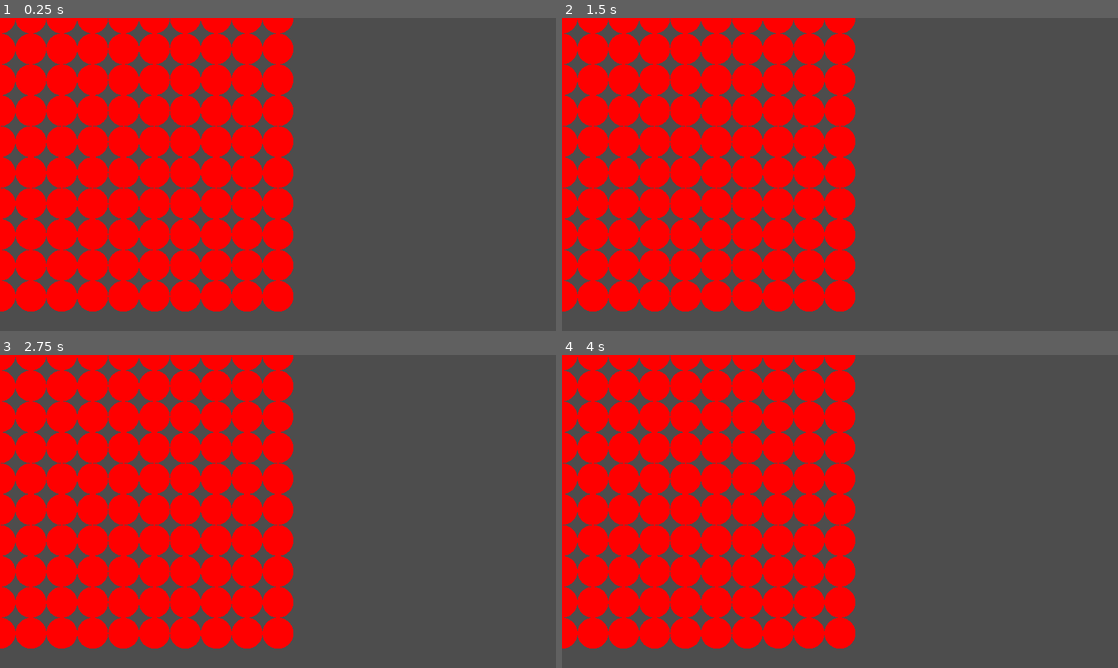
Above: before the commit, frames 1-4 (two rows, left to right).
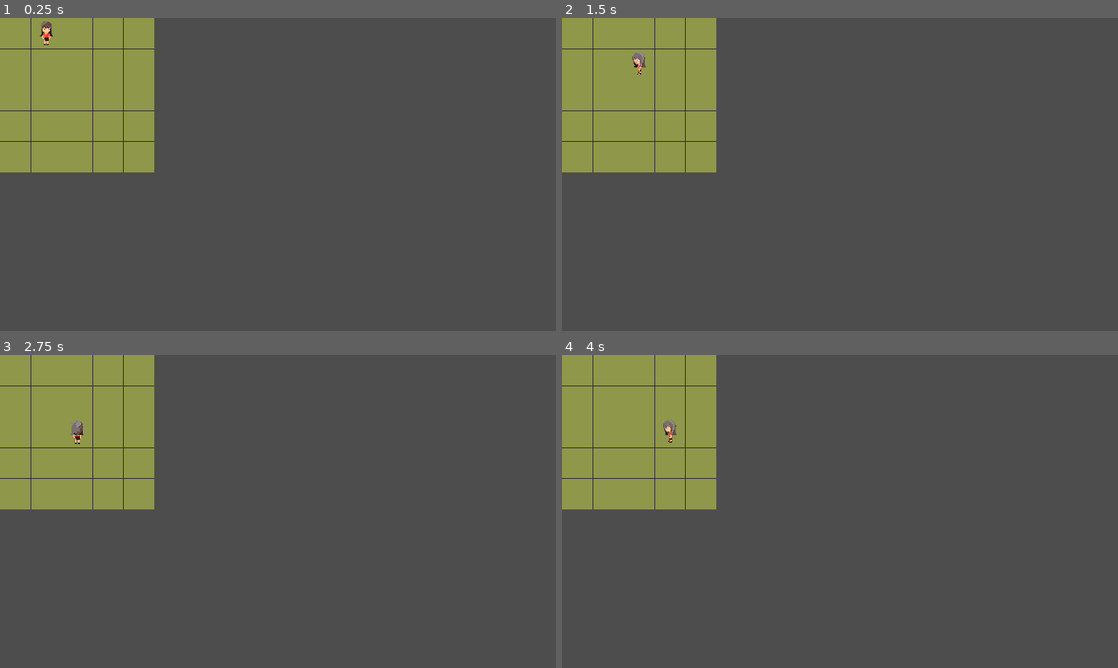
Above: after the commit, the same moments.

Repository: pjz987/tactics-prototype
Game: Godot game, scene res://game_runner.tscn
Two runs of this game, one before a commit and one after it. Both use one fixed random seed, a clock stepped at 60 frames per second and the inputs below. This scene is started directly instead of the project's main scene.
Inputs:
- Up to frame 1 (0.25 s): no input
- Up to frame 2 (1.5 s): tap Enter at 0.5 s; tap S (D) at 0.6 s; tap A (L) at 0.8, 1.35 s
- Up to frame 3 (2.75 s): tap D (R) at 1.55, 2.1 s; tap Space at 2 s; tap W (U) at 2.3 s
- Up to frame 4 (4 s): tap Enter at 2.75 s; tap W (U) at 2.85 s; tap S (D) at 3.05, 3.6 s; tap Space at 3.5 s; tap A (L) at 3.8 s

The runs differ from the first frame. In frame 1, 42% of the frame differs, in the area x 0-53%, y 0-94%; in frame 2, 42%; in frame 3, 42%; in frame 4, 42%.

Commit message:
got somethin goin

Diff:
--- a/board/grid.gd
+++ b/board/grid.gd
@@ -7,14 +7,4 @@
 
 ## cell size in pixels
 @export var cell_size := 64
-
-
-# Called when the node enters the scene tree for the first time.
-func _ready():
-	print(astar_region)
-	pass # Replace with function body.
-
-
-# Called every frame. 'delta' is the elapsed time since the previous frame.
-func _process(delta):
-	pass
+var cell_offset = cell_size / 2
--- a/game_runner.gd
+++ b/game_runner.gd
@@ -5,17 +5,44 @@
 class_name GameRunner
 
 @export var grid: Grid
+@export var cell_texture: Texture2D
+@export var cell_texture_scale := 1.0
+#var cell_sprite: Sprite2D
+@onready var long_hair = $LongHair
 
 var astar: AStarGrid2D
+var test_point_path: PackedVector2Array
 
 func _ready():
 	print(grid.dimensions)
 	astar = AStarGrid2D.new()
+	astar.default_compute_heuristic = AStarGrid2D.HEURISTIC_MANHATTAN
+	astar.diagonal_mode = AStarGrid2D.DIAGONAL_MODE_NEVER
 	astar.region = Rect2i(0, 0, grid.dimensions.x, grid.dimensions.y)
 	astar.cell_size = Vector2i(grid.cell_size, grid.cell_size)
+	astar.offset = Vector2i(grid.cell_offset, grid.cell_offset)
+	astar.update()
 	print(astar.region, astar.cell_size)
-
-func _draw():
+	test_point_path = astar.get_point_path(Vector2i(0, 0), Vector2i(4, 4))
 	for x in grid.dimensions.x:
 		for y in grid.dimensions.y:
-			draw_circle(Vector2(x, y) * grid.cell_size, grid.cell_size / 2, Color('red'))
+	#			draw_circle(Vector2(x, y) * grid.cell_size, grid.cell_size / 2, Color('red'))
+	#			draw_texture(cell_texture, Vector2i(x, y) * grid.cell_size)
+			var cell_sprite = Sprite2D.new()
+			cell_sprite.texture = cell_texture
+			cell_sprite.scale = Vector2(cell_texture_scale, cell_texture_scale)
+			cell_sprite.position = (
+				Vector2i(x, y) * grid.cell_size + Vector2i(grid.cell_offset, grid.cell_offset)
+			)
+			add_child(cell_sprite)
+
+	follow_grid_path(long_hair, test_point_path)
+
+func follow_grid_path(unit, path):
+	for index in test_point_path.size():
+		var point = test_point_path[index]
+		var timer = get_tree().create_timer(index * 0.2)
+		await timer.timeout
+		long_hair.position = point
+
+#		timer.timeout.connect()
--- a/game_runner.tscn
+++ b/game_runner.tscn
@@ -1,13 +1,22 @@
-[gd_scene load_steps=4 format=3 uid="uid://cefspm18avf1e"]
+[gd_scene load_steps=6 format=3 uid="uid://cefspm18avf1e"]
 
 [ext_resource type="Script" path="res://game_runner.gd" id="1_lvfgn"]
 [ext_resource type="Script" path="res://board/grid.gd" id="2_fma0c"]
+[ext_resource type="Texture2D" uid="uid://bjkkxlcwpa731" path="res://assets/TacticsCell-001.png" id="3_wicim"]
+[ext_resource type="PackedScene" uid="uid://by7kqoep3sbt8" path="res://longhair.tscn" id="4_pg384"]
 
 [sub_resource type="Resource" id="Resource_u6bpj"]
 script = ExtResource("2_fma0c")
-dimensions = Vector2i(10, 10)
+dimensions = Vector2i(5, 5)
 cell_size = 64
 
 [node name="GameRunner" type="Node2D"]
 script = ExtResource("1_lvfgn")
 grid = SubResource("Resource_u6bpj")
+cell_texture = ExtResource("3_wicim")
+cell_texture_scale = 0.25
+
+[node name="LongHair" parent="." instance=ExtResource("4_pg384")]
+z_index = 1
+position = Vector2(160, 32)
+scale = Vector2(0.25, 0.25)
Not shown, changed: .gitignore
